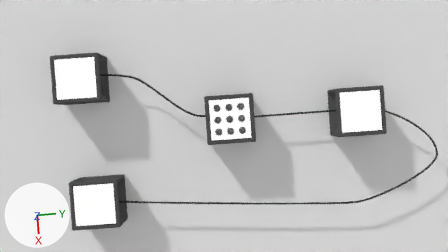
The Blender file documentation/concept.blend, before and after one commit.
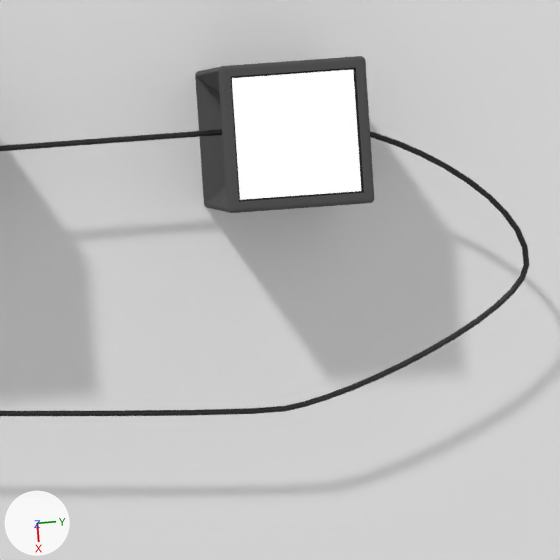
There are two pictures of each version: one from the file's camera 'Camera', one close up on the part from 59% to 100% of the width and 27% to 100% of the height. The lights are fixed; the arrows at lower left show +X, +Y and +Z.
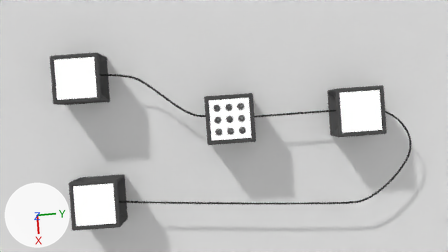
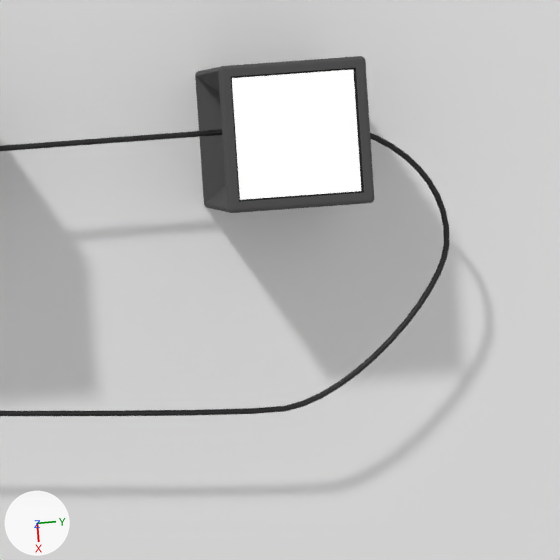
Commit message: concept image

Edits to the bpy script that builds the scene:
```text
Change cu_beziercurve:
    where _sp = cu_beziercurve.splines.new('BEZIER'); _sp.bezier_points.add(7)
    remove _sp.bezier_points.foreach_set('co', [-1.553, -0.22, 0.0, 1.0, 0.0, 0.0, 4.038, -1.935, 0.0, 5.669, -2.129, 0.0, 10.88, -2.168, 0.0, 13.8, -4.38, 0.0, 10.24, -6.124, 0.0, -1.579, -5.059, 0.0])
    remove _sp.bezier_points.foreach_set('handle_left', [-2.053, -0.72, 0.0, 0.0241, 0.218, 0.0, 3.038, -1.935, 0.0, 4.669, -2.129, 0.0, 9.881, -2.168, 0.0, 13.95, -3.392, 0.0, 11.24, -6.041, 0.0, -2.579, -5.059, 0.0])
    remove _sp.bezier_points.foreach_set('handle_right', [-1.053, 0.28, 0.0, 1.92, -0.206, 0.0, 5.038, -1.935, 0.0, 6.669, -2.129, 0.0, 11.88, -2.168, 0.0, 13.7, -5.042, 0.0, 9.244, -6.206, 0.0, -0.579, -5.059, 0.0])
    add _sp.bezier_points.foreach_set('co', [-1.553, -0.22, 0.0, 1.0, 0.0, 0.0, 4.038, -1.935, 0.0, 5.669, -2.129, 0.0, 10.88, -2.168, 0.0, 12.7, -4.009, 0.0, 10.24, -6.124, 0.0, -1.579, -5.059, 0.0])
    add _sp.bezier_points.foreach_set('handle_left', [-2.053, -0.72, 0.0, 0.0241, 0.218, 0.0, 3.038, -1.935, 0.0, 4.669, -2.129, 0.0, 9.881, -2.168, 0.0, 12.85, -3.021, 0.0, 11.24, -6.041, 0.0, -2.579, -5.059, 0.0])
    add _sp.bezier_points.foreach_set('handle_right', [-1.053, 0.28, 0.0, 1.92, -0.206, 0.0, 5.038, -1.935, 0.0, 6.669, -2.129, 0.0, 11.88, -2.168, 0.0, 12.6, -4.671, 0.0, 9.244, -6.206, 0.0, -0.579, -5.059, 0.0])
    cu_beziercurve.bevel_resolution: 6 -> 13
```

Boxes [x1, y1, x2, y2] around the edits, measured in the close-ups (560 x 560 px):
'BezierCurve', reshaped
    before: [0, 129, 529, 416]
    after: [0, 129, 450, 416]
